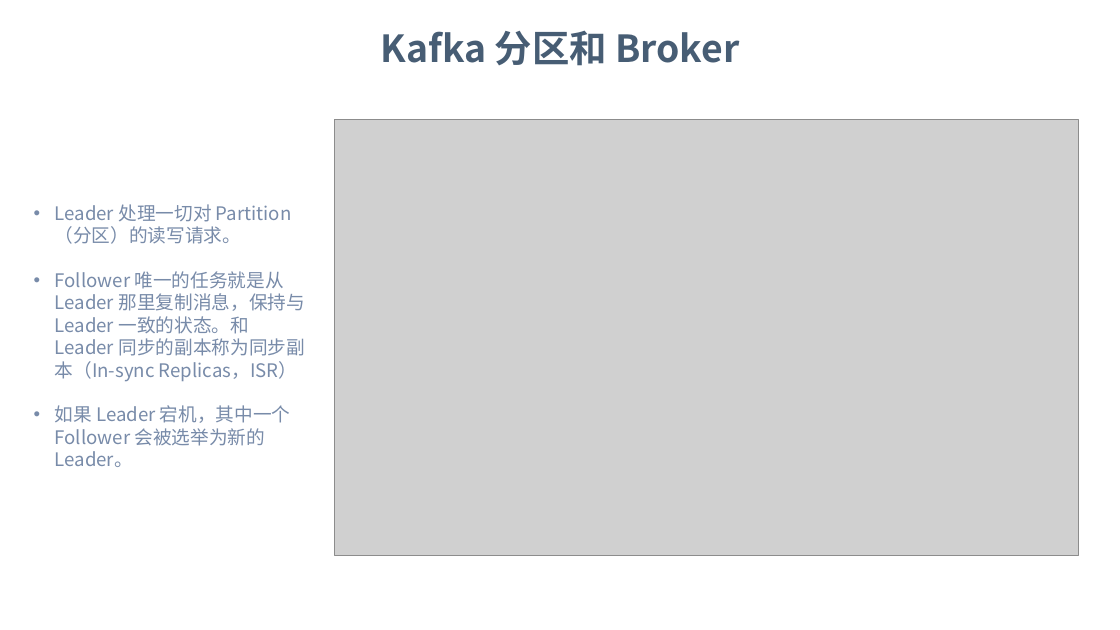
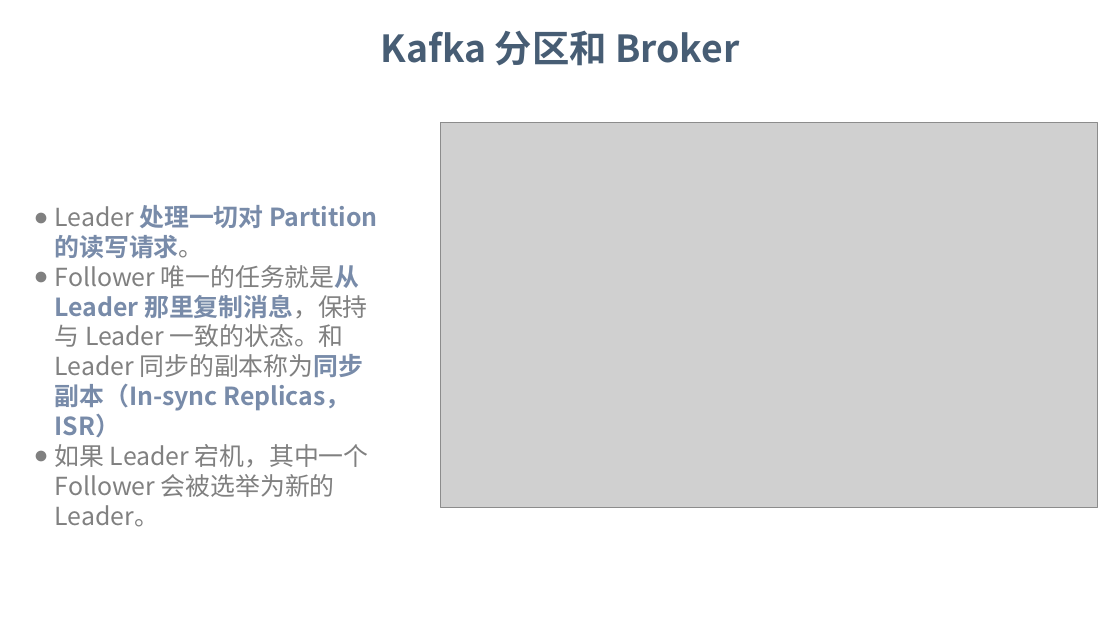
Before and after one commit to dunwu/bigdata-tutorial, a slide deck: slide 26 of assets/kafka/kafka.pptx (slide 25 before the commit). Drawn at 1120x630 pixels with LibreOffice and Linux fonts; fonts in the diff are those of the drawing; grey boxes stand for pictures; background and template pictures are left out. Boxes give left, top, right and bottom in pixels: in the first picture for what was removed or moved away, otherwise in the second. Text is boxed around its words. In the diff, an @@ line names an element or a change of style, - is before the commit and + after.

```diff
--- a/assets/kafka/kafka.pptx
+++ b/assets/kafka/kafka.pptx
@@ picture: place and size @@
-picture at box(335, 120, 1079, 556)
+picture at box(441, 123, 1098, 507)
@@ text at box(55, 205, 377, 258): text changed; size 12 to 16 pt; bold on @@
-• Leader 处理一切对 Partition （分区）的读写请求。
+● Leader 处理一切对 Partition 的读写请求。
@@ text at box(55, 265, 369, 527): size 12 to 16 pt in "Follower 唯一的任务就是从 Leader 那里复制消息，保持与 Leader 一致的状态。和 Leader ...", "如果 Leader 宕机，其中一个 Follower 会被选举为新的 Leader。"; text colour #788BA9 to #808080 in "Follower 唯一的任务就是从 那里复制消息，保持与 Leader 一致的状态。和 Leader 同步的副本称为同步 ...", "如果 Leader 宕机，其中一个 Follower 会被选举为新的 Leader。"; bold on in "唯一的任务就是从 Leader 那里复制消息，保持与 同步的副本称为同步副本（In-sync Replicas，ISR）"; bullet • to ● @@
```
Also in this commit, not shown: 19 other slides changed, 2 slides added, 2 slides removed.
